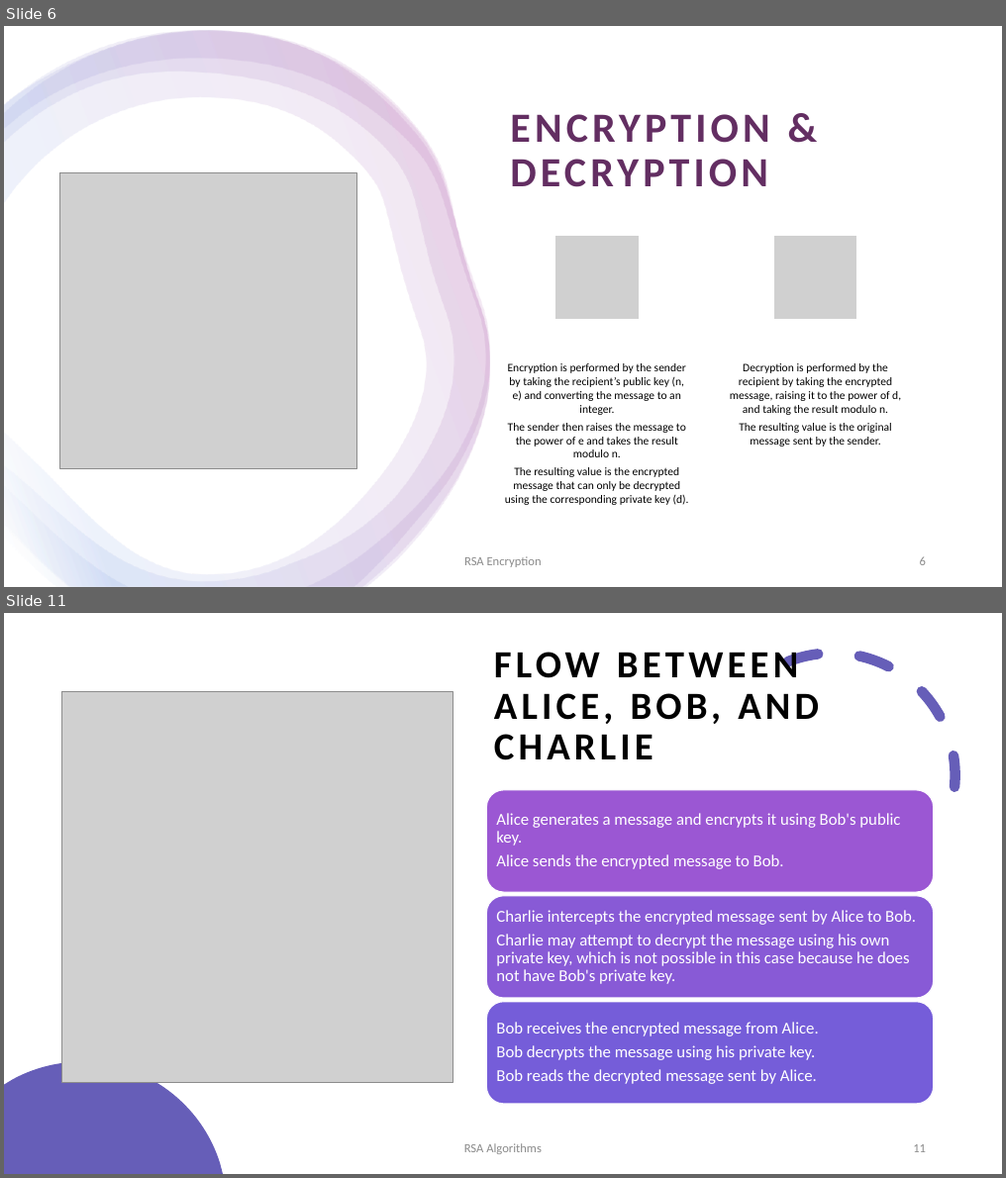
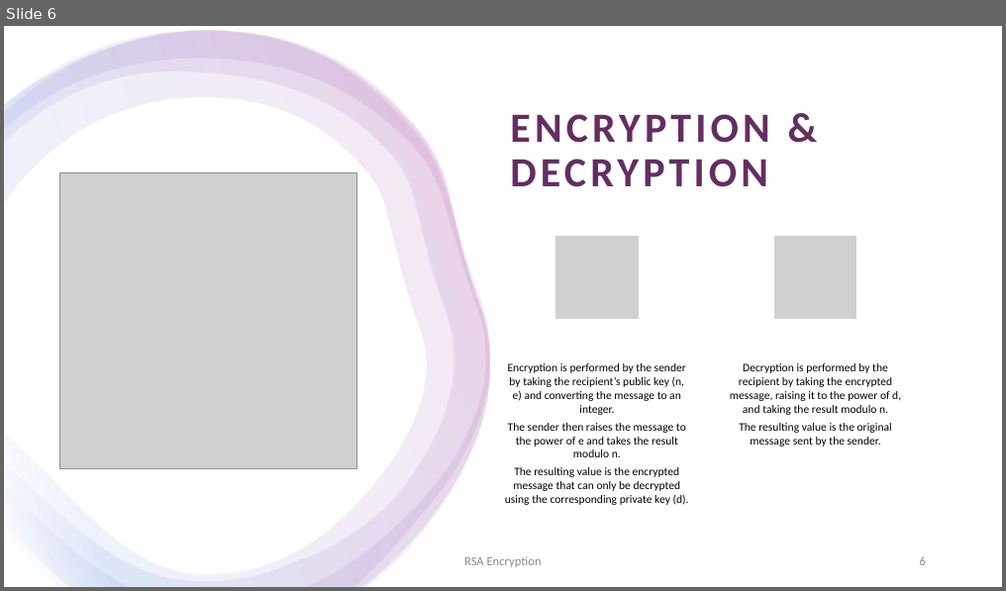
Before and after one commit to tpmcaloon/University, a slide deck: SecurityAndEncryption/RSAEncryptionPresentation.pptx. Shown one above the other, each under a label of ours: slides 6 and 11 before the commit, slide 6 after it; the slides between them are not shown. The pictures are 1006x1178 and 1006x591 pixels, drawn with LibreOffice and Linux fonts; fonts in the diff are those of the drawing; grey boxes stand for pictures. Boxes give left, top, right and bottom in pixels: in the first picture for what was removed or moved away, otherwise in the second. Text is boxed around its words. In the diff, an @@ line names an element or a change of style, - is before the commit and + after.

```diff
--- a/SecurityAndEncryption/RSAEncryptionPresentation.pptx
+++ b/SecurityAndEncryption/RSAEncryptionPresentation.pptx
@@ slide 11 removed at [4,613,1002,1174], background #FFFFFF @@
@@ rectangle removed at [4,613,1002,1174] @@
@@ arc (boxed as its full ellipse) removed at [671,614,995,938] @@
@@ line removed from (4, 679) to (650, 679) @@
@@ picture removed at [61,691,452,1081] @@
@@ title removed at [494,734,653,761] @@
-FLOW BETWEEN ALICE, BOB, AND CHARLIE
@@ group removed at [487,790,934,1104]: 3 rounded rectangles, 3 texts @@
-Alice generates a message and encrypts it using Bob's public key.
-Alice sends the encrypted message to Bob.
-Charlie intercepts the encrypted message sent by Alice to Bob.
-Charlie may attempt to decrypt the message using his own private key, which is not possible in this case because he does not have Bob's private key.
-Bob receives the encrypted message from Alice.
-Bob decrypts the message using his private key.
-Bob reads the decrypted message sent by Alice.
@@ freeform shape removed at [4,1062,223,1174] @@
@@ text removed at [464,1144,542,1155] @@
-RSA Algorithms
@@ page number removed at [913,1145,926,1153] @@
-11
```
Also in this commit, not shown: 2 slides changed, 11 slides added, 4 other slides removed, 2 other files.
